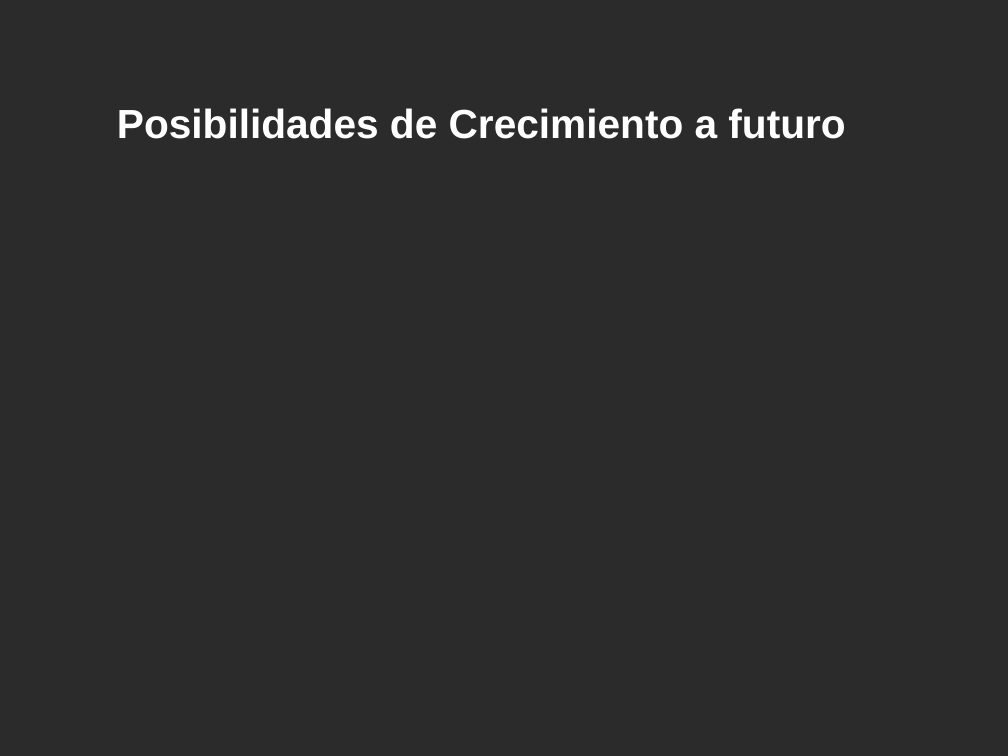
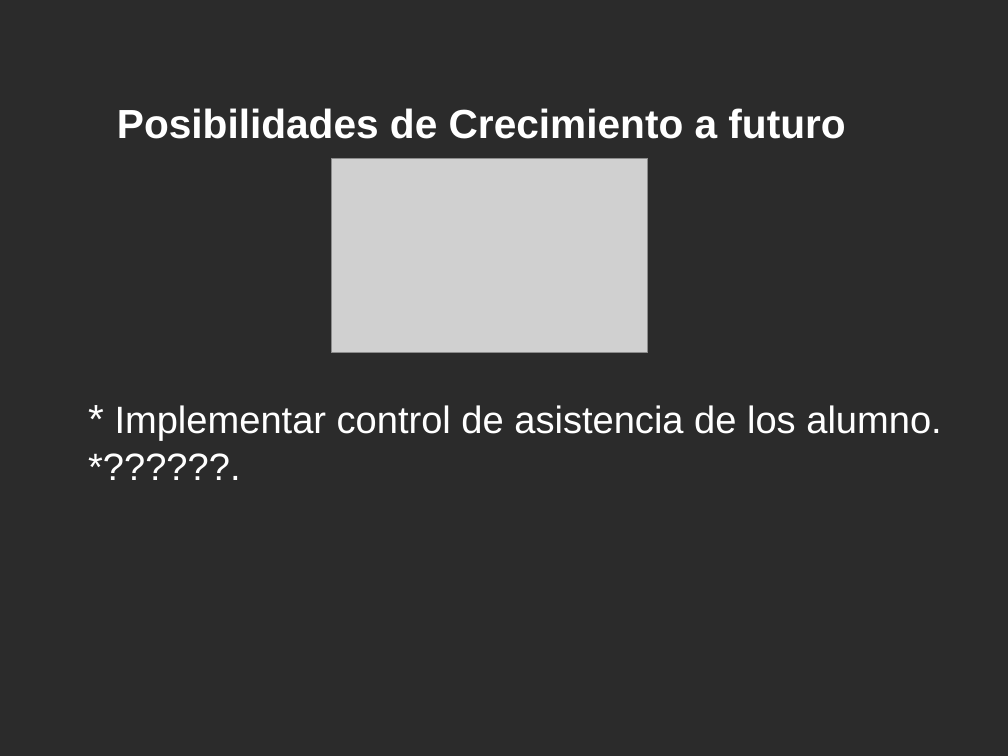
Before and after one commit to Estudiantina/Estudiantina, a slide deck: slide 17 of documentacion/presentacion/presentacion.odp (slide 14 before the commit). Drawn at 1008x756 pixels with LibreOffice and Linux fonts; fonts in the diff are those of the drawing; grey boxes stand for pictures; background and template pictures are left out; a plain dark background stands for a picture behind light text. Boxes give left, top, right and bottom in pixels: in the first picture for what was removed or moved away, otherwise in the second. Text is boxed around its words. In the diff, an @@ line names an element or a change of style, - is before the commit and + after.

```diff
--- a/documentacion/presentacion/presentacion.odp
+++ b/documentacion/presentacion/presentacion.odp
@@ picture added at [331, 158, 649, 352] @@
@@ text added at [115, 405, 941, 441], 30 pt, text #FFFFFF @@
+* Implementar control de asistencia de los alumno.
+*??????.
```
Also in this commit, not shown: 5 other slides changed, 3 slides added.
